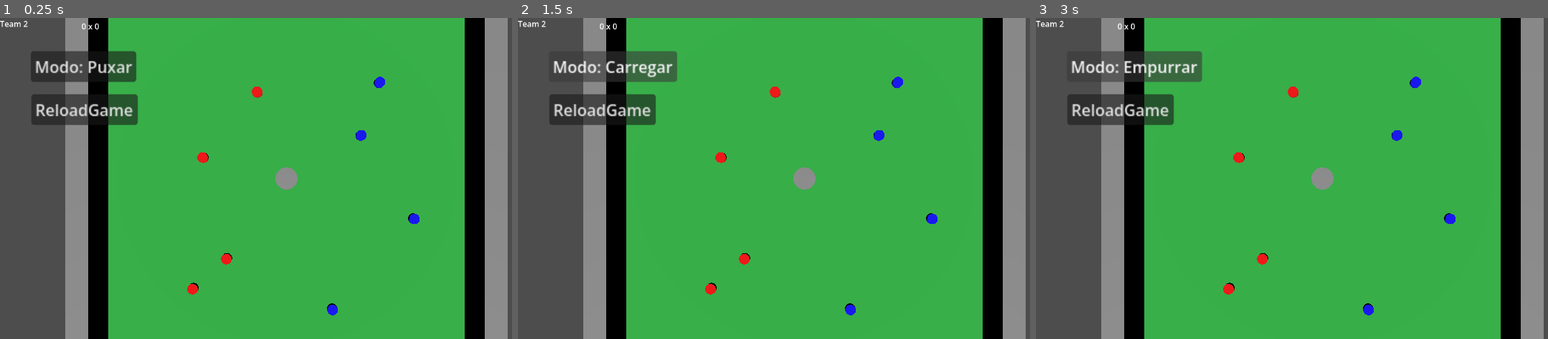
Above: before the commit, frames 1-3 (left to right).
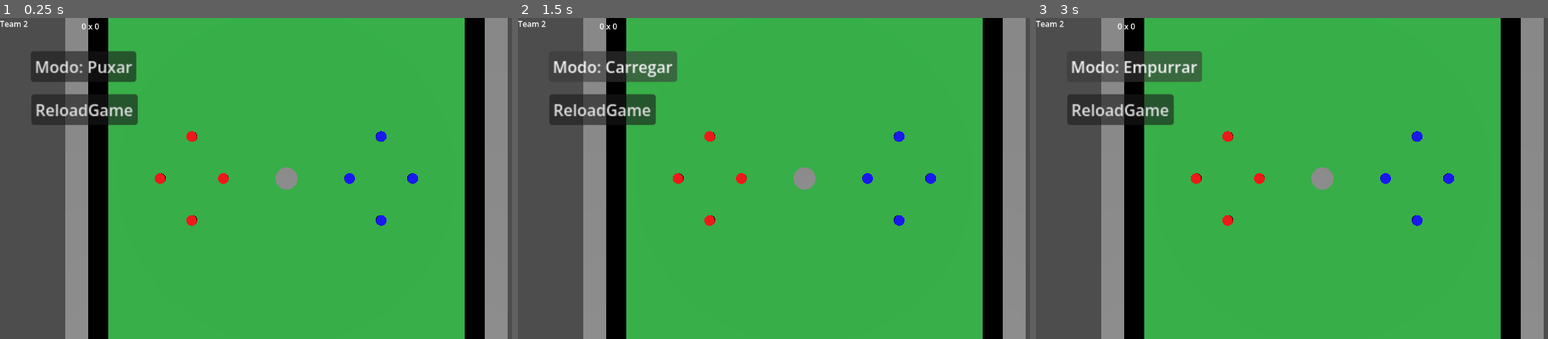
Above: after the commit, the same moments.

Repository: PelvicPsycho/ultimate-botao
Game: Godot game, scene res://Scenes/main.tscn
Same seed, same stepped clock (60 frames per second), same inputs: the game is played once before the commit and once after it.
Inputs:
- Up to frame 1 (0.25 s): no input
- Up to frame 2 (1.5 s): click "Modo: Puxar" at 0.5 s; click "Modo: Empurrar" at 1.25 s
- Up to frame 3 (3 s): click "Modo: Carregar" at 2 s; click "Modo: Puxar" at 2.75 s

The runs differ from the first frame. In frame 1, 0.9% of the frame differs, in the area x 30-82%, y 18-93%; in frame 2, 0.9%; in frame 3, 0.9%.

Commit message:
troca de posse na bola

Diff:
--- a/Scenes/ball.gd
+++ b/Scenes/ball.gd
@@ -2,6 +2,17 @@
 
 class_name ball
 
+func _ready():
+	pass
 
 func _on_body_entered(body: Node) -> void:
-	print('entrou em ' + str(body))
+	if body.is_in_group("pecas"):
+		print('entrou em ' + str(body))
+		if body.team == Peca.Team.Team1:
+			EquipeAtual.colidiu = true
+			EquipeAtual.current_team=1
+		elif body.team == Peca.Team.Team2:
+			EquipeAtual.colidiu = true
+			EquipeAtual.current_team=2
+	else:
+		print('erro')
--- a/Scenes/ball.tscn
+++ b/Scenes/ball.tscn
@@ -14,6 +14,8 @@
 axis_lock_angular_z = true
 physics_material_override = SubResource("PhysicsMaterial_25osk")
 continuous_cd = true
+contact_monitor = true
+max_contacts_reported = 8
 script = ExtResource("1_d60mj")
 
 [node name="MeshInstance3D" type="MeshInstance3D" parent="." unique_id=1678610985]
@@ -23,3 +25,4 @@
 shape = SubResource("CylinderShape3D_d60mj")
 
 [connection signal="body_entered" from="." to="." method="_on_body_entered"]
+[connection signal="body_shape_entered" from="." to="." method="_on_body_shape_entered"]
--- a/Scenes/canvas_HUD.gd
+++ b/Scenes/canvas_HUD.gd
@@ -7,15 +7,15 @@
 @export var goleira1:Node3D = null
 @export var goleira2:Node3D = null
 
-@export var pontos1 = 0
-@export var pontos2 = 0
+@export var pontos1:int = 0
+@export var pontos2:int = 0
 
 signal gol_de(team:int);
 
 func _ready() -> void:
 	label_placar.text = "0 x 0"
-	pontos1=0
-	pontos2 = 0
+	#pontos1=0
+	#pontos2 = 0
 	goleira1.gol.connect(_on_gol_de,1)
 	goleira2.gol.connect(_on_gol_de,2);
 
--- a/Scenes/goleira.gd
+++ b/Scenes/goleira.gd
@@ -19,5 +19,7 @@
 		print('goal')
 		if team == 1:
 			emit_signal("gol",2)
+			EquipeAtual.reset_field()
 		else:
 			emit_signal("gol",1)
+			EquipeAtual.reset_field()
--- a/Scenes/main.tscn
+++ b/Scenes/main.tscn
@@ -41,28 +41,36 @@
 transform = Transform3D(1, 0, 0, 0, 0.5333636, 0.8458861, 0, -0.8458861, 0.5333636, 0, 15.213234, 10.093478)
 
 [node name="Peca" parent="." unique_id=147395339 instance=ExtResource("1_jjgbg")]
-transform = Transform3D(1, 0, 0, 0, 1, 0, 0, 0, 1, -2.8317127, 0.06965332, 3.8086073)
+transform = Transform3D(1, 0, 0, 0, 1, 0, 0, 0, 1, -6, 0, 0)
+initialPos = Vector3(-6, 0, 0)
 
 [node name="Peca2" parent="." unique_id=1883444097 instance=ExtResource("1_jjgbg")]
-transform = Transform3D(1, 0, 0, 0, 1, 0, 0, 0, 1, 3.5255547, 0.06965332, -2.0457597)
+transform = Transform3D(1, 0, 0, 0, 1, 0, 0, 0, 1, 4.5, 0, -2)
+initialPos = Vector3(4.5, 0, -2)
 
 [node name="Peca3" parent="." unique_id=1644745887 instance=ExtResource("1_jjgbg")]
-transform = Transform3D(1, 0, 0, 0, 1, 0, 0, 0, 1, -3.9512768, 0.06965236, -0.99243927)
+transform = Transform3D(1, 0, 0, 0, 1, 0, 0, 0, 1, -3, 0, 0)
+initialPos = Vector3(-3, 0, 0)
 
 [node name="Peca4" parent="." unique_id=763806067 instance=ExtResource("1_jjgbg")]
-transform = Transform3D(1, 0, 0, 0, 1, 0, 0, 0, 1, 6.0284653, 0.06965332, 1.911521)
+transform = Transform3D(1, 0, 0, 0, 1, 0, 0, 0, 1, 6, 0, 0)
+initialPos = Vector3(6, 0, 0)
 
 [node name="Peca5" parent="." unique_id=2063393494 instance=ExtResource("1_jjgbg")]
-transform = Transform3D(1, 0, 0, 0, 1, 0, 0, 0, 1, 2.1713457, 0.06965332, 6.211427)
+transform = Transform3D(1, 0, 0, 0, 1, 0, 0, 0, 1, 3, 0, 0)
+initialPos = Vector3(3, 0, 0)
 
 [node name="Peca6" parent="." unique_id=1129985443 instance=ExtResource("1_jjgbg")]
-transform = Transform3D(1, 0, 0, 0, 1, 0, 0, 0, 1, -4.4269676, 0.06965332, 5.226914)
+transform = Transform3D(1, 0, 0, 0, 1, 0, 0, 0, 1, -4.5, 0, 2)
+initialPos = Vector3(-4.5, 0, 2)
 
 [node name="Peca7" parent="." unique_id=1474190616 instance=ExtResource("1_jjgbg")]
-transform = Transform3D(1, 0, 0, 0, 1, 0, 0, 0, 1, -1.3825645, 0.06965332, -4.1011376)
+transform = Transform3D(1, 0, 0, 0, 1, 0, 0, 0, 1, -4.5, 0, -2)
+initialPos = Vector3(-4.5, 0, -2)
 
 [node name="Peca8" parent="." unique_id=847503100 instance=ExtResource("1_jjgbg")]
-transform = Transform3D(1, 0, 0, 0, 1, 0, 0, 0, 1, 4.403015, 0.06965332, -4.5541105)
+transform = Transform3D(1, 0, 0, 0, 1, 0, 0, 0, 1, 4.5, 0, 2)
+initialPos = Vector3(4.5, 0, 2)
 
 [node name="Ball" parent="." unique_id=573001688 instance=ExtResource("4_jjvhh")]
 
--- a/Scenes/peca.gd
+++ b/Scenes/peca.gd
@@ -33,6 +33,8 @@
 
 #material da peça
 @onready var mesh = $MeshInstance3D
+
+@export var initialPos:Vector3
 
 #declara time
 func declara_time():
@@ -198,7 +200,11 @@
 			apply_central_impulse(vetor_forca_3d)
 
 			#troca time depois da força
-			EquipeAtual.troca_time()
+			await get_tree().create_timer(2.0).timeout
+			if !EquipeAtual.colidiu:
+				EquipeAtual.troca_time()
+			else:
+				EquipeAtual.colidiu = false
 
 		_cancelar_interacao()
 
@@ -223,10 +229,25 @@
 	_cancelar_interacao()
 
 	#depois de aplicar força, troca time
-	EquipeAtual.troca_time()
+	await get_tree().create_timer(2.0).timeout
+	if !EquipeAtual.colidiu:
+		EquipeAtual.troca_time()
+	else:
+		EquipeAtual.colidiu = false
 
 func _cancelar_interacao() -> void:
 	is_dragging = false
 	direcao_travada = false
 	carregando_modo3 = false
 	mira_pivot.visible = false
+
+
+func _on_body_entered(body: Node) -> void:
+	pass
+	"""
+	if body is ball:
+		if team == Team.Team1:
+			EquipeAtual.current_posse=1
+		elif team == Team.Team2:
+			EquipeAtual.current_posse=2
+	"""
--- a/Scenes/peca.tscn
+++ b/Scenes/peca.tscn
@@ -24,6 +24,7 @@
 axis_lock_angular_x = true
 axis_lock_angular_z = true
 physics_material_override = SubResource("PhysicsMaterial_no7uw")
+continuous_cd = true
 linear_damp = 1.0
 script = ExtResource("1_1g8xe")
 
@@ -42,4 +43,5 @@
 mesh = SubResource("BoxMesh_1g8xe")
 surface_material_override/0 = SubResource("StandardMaterial3D_vsb21")
 
+[connection signal="body_entered" from="." to="." method="_on_body_entered"]
 [connection signal="input_event" from="." to="." method="_on_input_event"]
--- a/scripts/equipe_atual.gd
+++ b/scripts/equipe_atual.gd
@@ -2,6 +2,10 @@
 
 
 @export var current_team = 1
+
+@export var current_posse = 0
+
+@export var colidiu = false
 
 func _ready():
 	var r = randi_range(1,10)
@@ -11,7 +15,21 @@
 		current_team = 2
 
 func troca_time():
-	if current_team == 1:
-		current_team = 2
-	else:
-		current_team = 1
+		if current_team == 1:
+			current_team = 2
+			current_posse=2
+		else:
+			current_team = 1
+			current_posse=1
+
+
+
+
+func reset_field():
+	var pecas = get_tree().get_nodes_in_group("pecas")
+	for p in pecas:
+		p.position = p.initialPos
+		p.sleeping = true
+	var ball = get_tree().get_nodes_in_group("ball")[0]
+	ball.sleeping = true
+	ball.position = Vector3(0,0,0)
